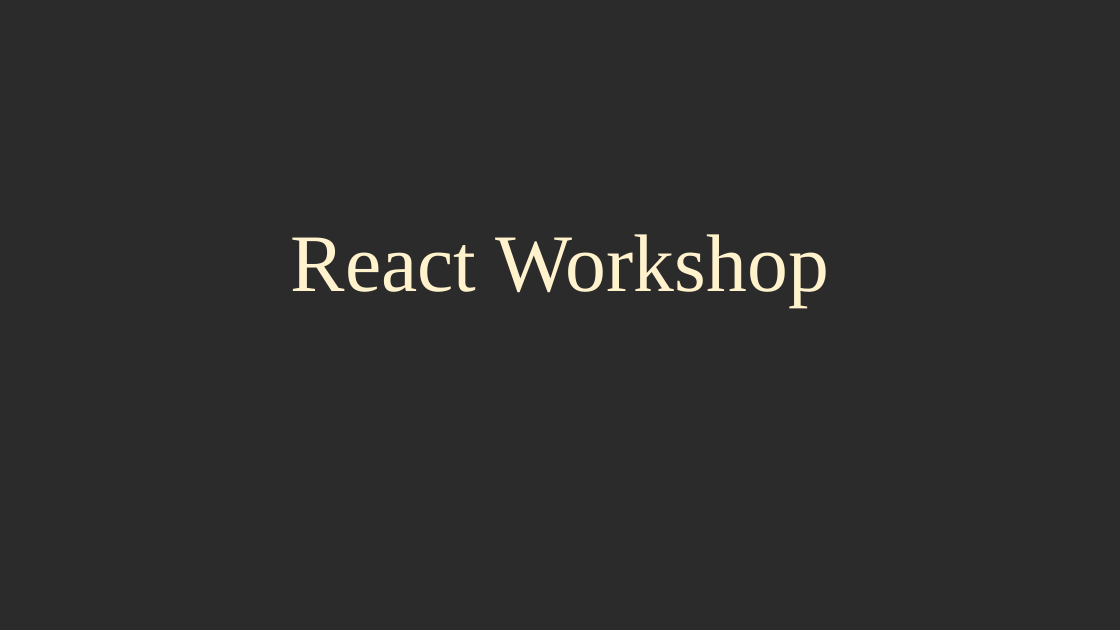
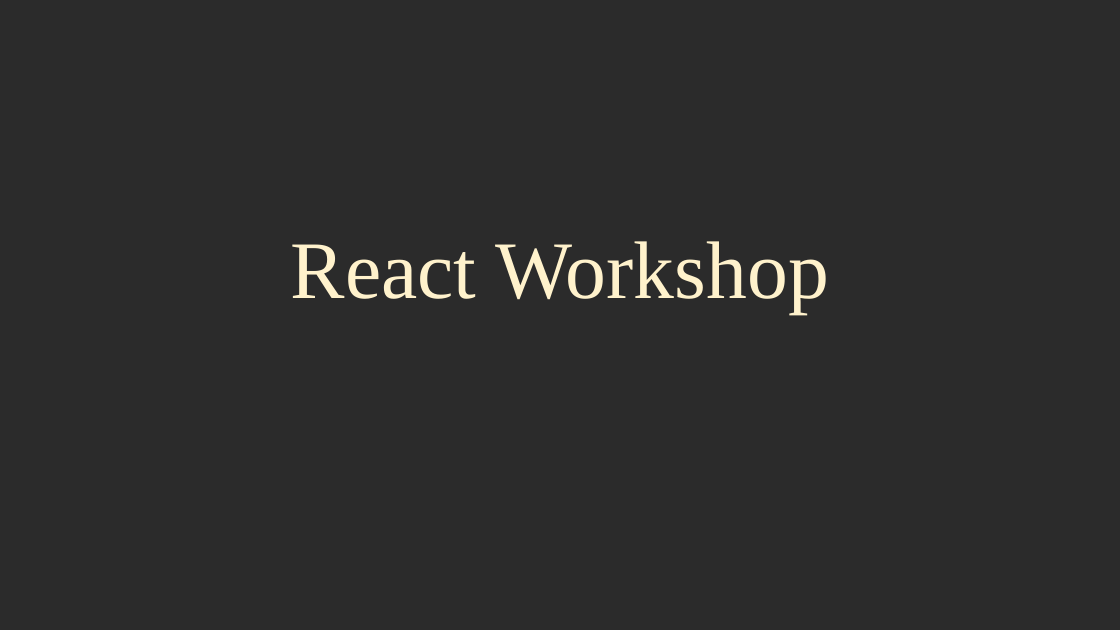
Before and after one commit to jscodebit/react_project, a slide deck: slide 1 of React Workshop.pptx. Drawn at 1120x630 pixels with LibreOffice and Linux fonts; fonts in the diff are those of the drawing; background and template pictures are left out; a plain dark background stands for a picture behind light text. Boxes give left, top, right and bottom in pixels: in the first picture for what was removed or moved away, otherwise in the second. Text is boxed around its words. In the diff, an @@ line names an element or a change of style, - is before the commit and + after.

```diff
--- a/React Workshop.pptx
+++ b/React Workshop.pptx
@@ title "React Workshop": place and size @@
-title "React Workshop" at [291,234,829,305]
+title "React Workshop" at [291,241,829,312]
```
Also in this commit, not shown: 8 other slides changed, 15 slides added, 1 slide removed, 6 other files.
